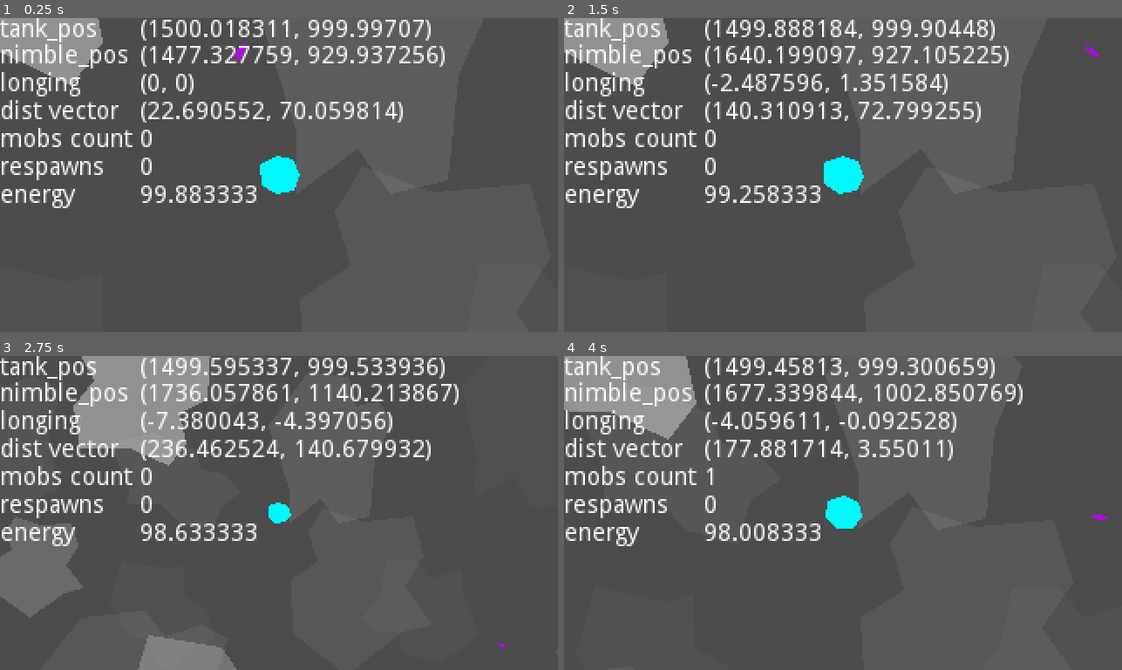
Above: before the commit, frames 1-4 (two rows, left to right).
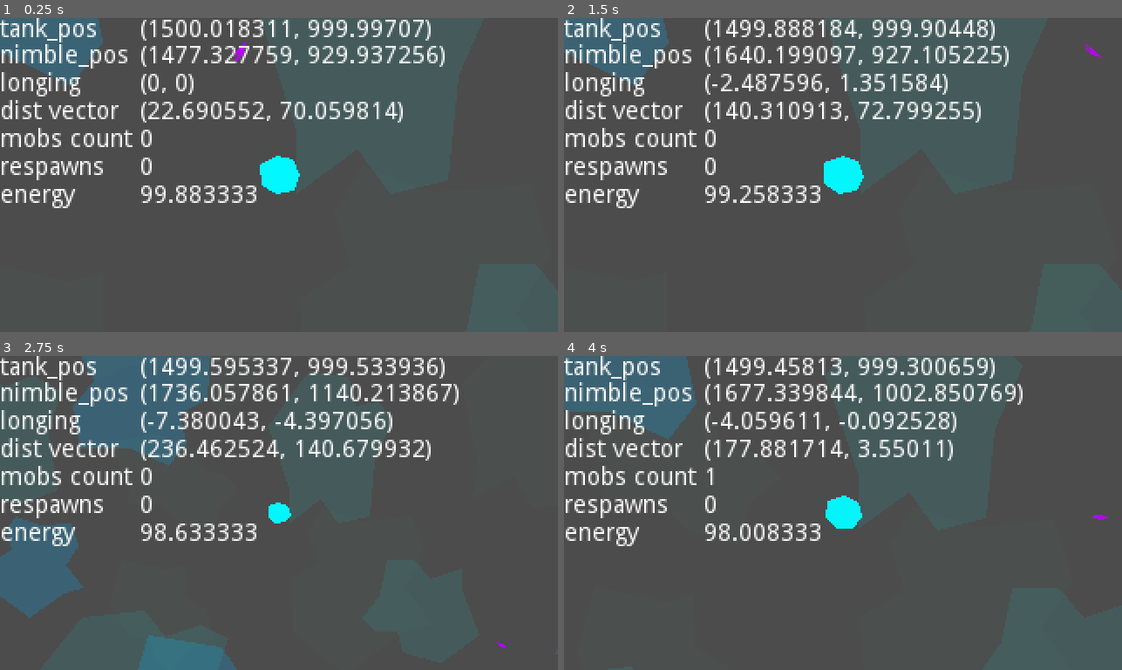
Above: after the commit, the same moments.

Repository: weresharks/krak-jam-2022
Game: Godot game, scene res://Main.tscn
Two runs of this game, one before a commit and one after it. Both use one fixed random seed, a clock stepped at 60 frames per second and the inputs below.
Inputs:
- Up to frame 1 (0.25 s): no input
- Up to frame 2 (1.5 s): hold D (nimble_right) 0.53-1.28 s; hold S (nimble_down) from 1.28 s (still down)
- Up to frame 3 (2.75 s): release S (nimble_down) at 2.03 s; hold D (nimble_right) from 2.03 s (still down)
- Up to frame 4 (4 s): release D (nimble_right) at 2.78 s; hold W (nimble_up) 2.78-3.53 s; hold A (nimble_left) from 3.53 s (still down)

The runs differ from the first frame. In frame 1, 2.7% of the frame differs, in the area x 0-75%, y 0-57%; in frame 2, 2.7%; in frame 3, 10%, in the area x 0-64%, y 0-100%; in frame 4, 4.3%.

Commit message:
desaturate when losing energy

Diff:
--- a/game/Main.gd
+++ b/game/Main.gd
@@ -133,6 +133,8 @@
 		show_debug = not show_debug
 		update_debug_visibility()
 
+	$ScreenShaders/Saturation.set_saturation(clamp($Tank.energy_adjustment(), 0, 1))
+
 
 func _on_MobTimer_timeout():
 	if mobs.size() < max_mobs:
--- a/game/Main.tscn
+++ b/game/Main.tscn
@@ -1,10 +1,11 @@
-[gd_scene load_steps=6 format=2]
+[gd_scene load_steps=7 format=2]
 
 [ext_resource path="res://Tank.tscn" type="PackedScene" id=1]
 [ext_resource path="res://Main.gd" type="Script" id=2]
 [ext_resource path="res://ParallaxBackground.tscn" type="PackedScene" id=3]
 [ext_resource path="res://Debug.tscn" type="PackedScene" id=4]
 [ext_resource path="res://Nimble.tscn" type="PackedScene" id=5]
+[ext_resource path="res://ScreenShaders.tscn" type="PackedScene" id=6]
 
 [node name="Main" type="Node"]
 script = ExtResource( 2 )
@@ -55,4 +56,6 @@
 color = Color( 0, 0, 0, 1 )
 polygon = PoolVector2Array( -463, -65, -327, 8, -266, 81, -200, 78, -168, 40, -66, 21, 13, -8, 175, 8, 232, 21, 442, 30 …(272 unchanged characters)…
 
+[node name="ScreenShaders" parent="." instance=ExtResource( 6 )]
+
 [connection signal="timeout" from="MobTimer" to="." method="_on_MobTimer_timeout"]
--- a/game/ParallaxBackground.tscn
+++ b/game/ParallaxBackground.tscn
@@ -8,83 +8,83 @@
 
 [node name="Polygon2D" type="Polygon2D" parent="ParallaxLayer"]
 position = Vector2( 85, 93 )
-color = Color( 1, 1, 1, 0.164706 )
+color = Color( 0, 0.690196, 0.992157, 0.231373 )
 polygon = PoolVector2Array( -19, -39, 7, -30, 41, -33, 49, -7, 36, 12, 54, 37, 34, 42, -3, 70, -39, 43, -41, 7, -23, -4, -29, -23 )
 
 [node name="Polygon2D2" type="Polygon2D" parent="ParallaxLayer"]
 position = Vector2( 97, 338 )
 rotation = 1.15101
-color = Color( 1, 1, 1, 0.0980392 )
+color = Color( 0, 0.690196, 0.992157, 0.231373 )
 polygon = PoolVector2Array( -19, -39, 7, -30, 41, -33, 49, -7, 36, 12, 54, 37, 34, 42, -3, 70, -39, 43, -41, 7, -23, -4, -29, -23 )
 
 [node name="Polygon2D3" type="Polygon2D" parent="ParallaxLayer"]
 position = Vector2( 277, 297 )
 rotation = 2.58286
 scale = Vector2( 1.62388, 1.92257 )
-color = Color( 1, 1, 1, 0.231373 )
+color = Color( 0, 0.690196, 0.992157, 0.231373 )
 polygon = PoolVector2Array( -19, -39, 7, -30, 41, -33, 49, -7, 36, 12, 54, 37, 34, 42, -3, 70, -39, 43, -41, 7, -23, -4, -29, -23 )
 
 [node name="Polygon2D4" type="Polygon2D" parent="ParallaxLayer"]
 position = Vector2( 117, 532 )
 rotation = 4.47015
 scale = Vector2( 0.811895, 0.764918 )
-color = Color( 1, 1, 1, 0.231373 )
+color = Color( 0, 0.690196, 0.992157, 0.231373 )
 polygon = PoolVector2Array( -19, -39, 7, -30, 41, -33, 49, -7, 36, 12, 54, 37, 34, 42, -3, 70, -39, 43, -41, 7, -23, -4, -29, -23 )
 
 [node name="Polygon2D5" type="Polygon2D" parent="ParallaxLayer"]
 position = Vector2( 467, 623 )
 rotation = 5.96044
 scale = Vector2( 1.00386, 1.10806 )
-color = Color( 1, 1, 1, 0.231373 )
+color = Color( 0, 0.690196, 0.992157, 0.231373 )
 polygon = PoolVector2Array( -19, -39, 7, -30, 41, -33, 49, -7, 36, 12, 54, 37, 34, 42, -3, 70, -39, 43, -41, 7, -23, -4, -29, -23 )
 
 [node name="Polygon2D6" type="Polygon2D" parent="ParallaxLayer"]
 position = Vector2( 563, 284 )
 rotation = 5.84227
 scale = Vector2( -0.960905, 1.20795 )
-color = Color( 1, 1, 1, 0.164706 )
+color = Color( 0, 0.690196, 0.992157, 0.231373 )
 polygon = PoolVector2Array( -19, -39, 7, -30, 41, -33, 49, -7, 36, 12, 54, 37, 34, 42, -3, 70, -39, 43, -41, 7, -23, -4, -29, -23 )
 
 [node name="Polygon2D7" type="Polygon2D" parent="ParallaxLayer"]
 position = Vector2( 590, 512 )
 rotation = 2.80984
 scale = Vector2( 1.75561, 1.19895 )
-color = Color( 1, 1, 1, 0.341176 )
+color = Color( 0, 0.690196, 0.992157, 0.231373 )
 polygon = PoolVector2Array( -19, -39, 7, -30, 41, -33, 49, -7, 36, 12, 54, 37, 34, 42, -3, 70, -39, 43, -41, 7, -23, -4, -29, -23 )
 
 [node name="Polygon2D8" type="Polygon2D" parent="ParallaxLayer"]
 position = Vector2( 747, 153 )
 rotation = 4.23893
 scale = Vector2( 2.01155, 1.44193 )
-color = Color( 1, 1, 1, 0.152941 )
+color = Color( 0, 0.690196, 0.992157, 0.231373 )
 polygon = PoolVector2Array( -19, -39, 7, -30, 41, -33, 49, -7, 36, 12, 54, 37, 34, 42, -3, 70, -39, 43, -41, 7, -23, -4, -29, -23 )
 
 [node name="Polygon2D9" type="Polygon2D" parent="ParallaxLayer"]
 position = Vector2( 207, 782 )
 rotation = 3.24007
 scale = Vector2( 1.6021, 1.64968 )
-color = Color( 1, 1, 1, 0.384314 )
+color = Color( 0, 0.690196, 0.992157, 0.231373 )
 polygon = PoolVector2Array( -19, -39, 7, -30, 41, -33, 49, -7, 36, 12, 54, 37, 34, 42, -3, 70, -39, 43, -41, 7, -23, -4, -29, -23 )
 
 [node name="Polygon2D10" type="Polygon2D" parent="ParallaxLayer"]
 position = Vector2( 889, 774 )
 rotation = 3.84812
 scale = Vector2( 1.67272, 1.92661 )
-color = Color( 1, 1, 1, 0.34902 )
+color = Color( 0, 0.690196, 0.992157, 0.231373 )
 polygon = PoolVector2Array( -19, -39, 7, -30, 41, -33, 49, -7, 36, 12, 54, 37, 34, 42, -3, 70, -39, 43, -41, 7, -23, -4, -29, -23 )
 
 [node name="Polygon2D11" type="Polygon2D" parent="ParallaxLayer"]
 position = Vector2( 862, 466 )
 rotation = 6.07019
 scale = Vector2( 1.10142, 1.15789 )
-color = Color( 1, 1, 1, 0.101961 )
+color = Color( 0, 0.690196, 0.992157, 0.231373 )
 polygon = PoolVector2Array( -19, -39, 7, -30, 41, -33, 49, -7, 36, 12, 54, 37, 34, 42, -3, 70, -39, 43, -41, 7, -23, -4, -29, -23 )
 
 [node name="Polygon2D12" type="Polygon2D" parent="ParallaxLayer"]
 position = Vector2( 946, 286 )
 rotation = 2.57867
 scale = Vector2( 1.77541, 1.77677 )
-color = Color( 1, 1, 1, 0.172549 )
+color = Color( 0, 0.690196, 0.992157, 0.231373 )
 polygon = PoolVector2Array( -19, -39, 7, -30, 41, -33, 49, -7, 36, 12, 54, 37, 34, 42, -3, 70, -39, 43, -41, 7, -23, -4, -29, -23 )
 
 [node name="ParallaxLayer2" type="ParallaxLayer" parent="."]
@@ -95,83 +95,83 @@
 [node name="Polygon2D" type="Polygon2D" parent="ParallaxLayer2"]
 position = Vector2( 868, 757 )
 rotation = -1.06796
-color = Color( 1, 1, 1, 0.164706 )
+color = Color( 0.00784314, 0.94902, 0.94902, 0.341176 )
 polygon = PoolVector2Array( -19, -39, 7, -30, 41, -33, 49, -7, 36, 12, 54, 37, 34, 42, -3, 70, -39, 43, -41, 7, -23, -4, -29, -23 )
 
 [node name="Polygon2D2" type="Polygon2D" parent="ParallaxLayer2"]
 position = Vector2( 234, 417 )
 rotation = 1.38085
-color = Color( 1, 1, 1, 0.0980392 )
+color = Color( 0.00784314, 0.94902, 0.94902, 0.341176 )
 polygon = PoolVector2Array( -19, -39, 7, -30, 41, -33, 49, -7, 36, 12, 54, 37, 34, 42, -3, 70, -39, 43, -41, 7, -23, -4, -29, -23 )
 
 [node name="Polygon2D3" type="Polygon2D" parent="ParallaxLayer2"]
 position = Vector2( 623, 670 )
 rotation = 1.5149
 scale = Vector2( 1.62388, 1.92257 )
-color = Color( 1, 1, 1, 0.231373 )
+color = Color( 0.00784314, 0.94902, 0.94902, 0.341176 )
 polygon = PoolVector2Array( -19, -39, 7, -30, 41, -33, 49, -7, 36, 12, 54, 37, 34, 42, -3, 70, -39, 43, -41, 7, -23, -4, -29, -23 )
 
 [node name="Polygon2D4" type="Polygon2D" parent="ParallaxLayer2"]
 position = Vector2( 96, 638 )
 rotation = 2.2924
 scale = Vector2( 0.811895, 0.764918 )
-color = Color( 1, 1, 1, 0.231373 )
+color = Color( 0.00784314, 0.94902, 0.94902, 0.341176 )
 polygon = PoolVector2Array( -19, -39, 7, -30, 41, -33, 49, -7, 36, 12, 54, 37, 34, 42, -3, 70, -39, 43, -41, 7, -23, -4, -29, -23 )
 
 [node name="Polygon2D5" type="Polygon2D" parent="ParallaxLayer2"]
 position = Vector2( 349, 112 )
 rotation = 4.89248
 scale = Vector2( 1.00386, 1.10806 )
-color = Color( 1, 1, 1, 0.231373 )
+color = Color( 0.00784314, 0.94902, 0.94902, 0.341176 )
 polygon = PoolVector2Array( -19, -39, 7, -30, 41, -33, 49, -7, 36, 12, 54, 37, 34, 42, -3, 70, -39, 43, -41, 7, -23, -4, -29, -23 )
 
 [node name="Polygon2D6" type="Polygon2D" parent="ParallaxLayer2"]
 position = Vector2( 927, 221 )
 rotation = 4.77431
 scale = Vector2( -0.960905, 1.20795 )
-color = Color( 1, 1, 1, 0.164706 )
+color = Color( 0.00784314, 0.94902, 0.94902, 0.341176 )
 polygon = PoolVector2Array( -19, -39, 7, -30, 41, -33, 49, -7, 36, 12, 54, 37, 34, 42, -3, 70, -39, 43, -41, 7, -23, -4, -29, -23 )
 
 [node name="Polygon2D7" type="Polygon2D" parent="ParallaxLayer2"]
 position = Vector2( 820, 425 )
 rotation = 1.74187
 scale = Vector2( 1.75561, 1.19895 )
-color = Color( 1, 1, 1, 0.341176 )
+color = Color( 0.00784314, 0.94902, 0.94902, 0.341176 )
 polygon = PoolVector2Array( -19, -39, 7, -30, 41, -33, 49, -7, 36, 12, 54, 37, 34, 42, -3, 70, -39, 43, -41, 7, -23, -4, -29, -23 )
 
 [node name="Polygon2D8" type="Polygon2D" parent="ParallaxLayer2"]
 position = Vector2( 328, 713 )
 rotation = 4.04083
 scale = Vector2( 2.01155, 1.44193 )
-color = Color( 1, 1, 1, 0.152941 )
+color = Color( 0.00784314, 0.94902, 0.94902, 0.341176 )
 polygon = PoolVector2Array( -19, -39, 7, -30, 41, -33, 49, -7, 36, 12, 54, 37, 34, 42, -3, 70, -39, 43, -41, 7, -23, -4, -29, -23 )
 
 [node name="Polygon2D9" type="Polygon2D" parent="ParallaxLayer2"]
 position = Vector2( 656, 182 )
 rotation = 2.1721
 scale = Vector2( 1.6021, 1.64968 )
-color = Color( 1, 1, 1, 0.384314 )
+color = Color( 0.00784314, 0.94902, 0.94902, 0.341176 )
 polygon = PoolVector2Array( -19, -39, 7, -30, 41, -33, 49, -7, 36, 12, 54, 37, 34, 42, -3, 70, -39, 43, -41, 7, -23, -4, -29, -23 )
 
 [node name="Polygon2D10" type="Polygon2D" parent="ParallaxLayer2"]
 position = Vector2( 142, 151 )
 rotation = 4.1853
 scale = Vector2( 1.67272, 1.92661 )
-color = Color( 1, 1, 1, 0.34902 )
+color = Color( 0.00784314, 0.94902, 0.94902, 0.341176 )
 polygon = PoolVector2Array( -19, -39, 7, -30, 41, -33, 49, -7, 36, 12, 54, 37, 34, 42, -3, 70, -39, 43, -41, 7, -23, -4, -29, -23 )
 
 [node name="Polygon2D11" type="Polygon2D" parent="ParallaxLayer2"]
 position = Vector2( 889, 605 )
 rotation = 5.00222
 scale = Vector2( 1.10142, 1.15789 )
-color = Color( 1, 1, 1, 0.101961 )
+color = Color( 0.00784314, 0.94902, 0.94902, 0.341176 )
 polygon = PoolVector2Array( -19, -39, 7, -30, 41, -33, 49, -7, 36, 12, 54, 37, 34, 42, -3, 70, -39, 43, -41, 7, -23, -4, -29, -23 )
 
 [node name="Polygon2D12" type="Polygon2D" parent="ParallaxLayer2"]
 position = Vector2( 448, 406 )
 rotation = 1.5107
 scale = Vector2( 1.77541, 1.77677 )
-color = Color( 1, 1, 1, 0.172549 )
+color = Color( 0.00784314, 0.94902, 0.94902, 0.341176 )
 polygon = PoolVector2Array( -19, -39, 7, -30, 41, -33, 49, -7, 36, 12, 54, 37, 34, 42, -3, 70, -39, 43, -41, 7, -23, -4, -29, -23 )
 
 [node name="ParallaxLayer3" type="ParallaxLayer" parent="."]
@@ -182,81 +182,81 @@
 [node name="Polygon2D" type="Polygon2D" parent="ParallaxLayer3"]
 position = Vector2( 85, 394 )
 rotation = 3.04249
-color = Color( 1, 1, 1, 0.164706 )
+color = Color( 0.164706, 1, 0.72549, 0.101961 )
 polygon = PoolVector2Array( -19, -39, 7, -30, 41, -33, 49, -7, 36, 12, 54, 37, 34, 42, -3, 70, -39, 43, -41, 7, -23, -4, -29, -23 )
 
 [node name="Polygon2D2" type="Polygon2D" parent="ParallaxLayer3"]
 position = Vector2( 234, 417 )
 rotation = 5.4913
-color = Color( 1, 1, 1, 0.0980392 )
+color = Color( 0.164706, 1, 0.72549, 0.101961 )
 polygon = PoolVector2Array( -19, -39, 7, -30, 41, -33, 49, -7, 36, 12, 54, 37, 34, 42, -3, 70, -39, 43, -41, 7, -23, -4, -29, -23 )
 
 [node name="Polygon2D3" type="Polygon2D" parent="ParallaxLayer3"]
 position = Vector2( 621, 676 )
 rotation = 5.62535
 scale = Vector2( 1.32028, 1.3633 )
-color = Color( 1, 1, 1, 0.231373 )
+color = Color( 0.164706, 1, 0.72549, 0.101961 )
 polygon = PoolVector2Array( -19, -39, 7, -30, 41, -33, 49, -7, 36, 12, 54, 37, 34, 42, -3, 70, -39, 43, -41, 7, -23, -4, -29, -23 )
 
 [node name="Polygon2D4" type="Polygon2D" parent="ParallaxLayer3"]
 position = Vector2( 96, 638 )
 rotation = 6.40286
 scale = Vector2( 0.811895, 0.764918 )
-color = Color( 1, 1, 1, 0.231373 )
+color = Color( 0.164706, 1, 0.72549, 0.101961 )
 polygon = PoolVector2Array( -19, -39, 7, -30, 41, -33, 49, -7, 36, 12, 54, 37, 34, 42, -3, 70, -39, 43, -41, 7, -23, -4, -29, -23 )
 
 [node name="Polygon2D5" type="Polygon2D" parent="ParallaxLayer3"]
 position = Vector2( 607, 225 )
 rotation = 9.00293
 scale = Vector2( 1.00386, 1.10806 )
-color = Color( 1, 1, 1, 0.231373 )
+color = Color( 0.164706, 1, 0.72549, 0.101961 )
 polygon = PoolVector2Array( -19, -39, 7, -30, 41, -33, 49, -7, 36, 12, 54, 37, 34, 42, -3, 70, -39, 43, -41, 7, -23, -4, -29, -23 )
 
 [node name="Polygon2D6" type="Polygon2D" parent="ParallaxLayer3"]
 position = Vector2( 927, 221 )
 rotation = 8.88476
 scale = Vector2( -0.960905, 1.20795 )
-color = Color( 1, 1, 1, 0.164706 )
+color = Color( 0.164706, 1, 0.72549, 0.101961 )
 polygon = PoolVector2Array( -19, -39, 7, -30, 41, -33, 49, -7, 36, 12, 54, 37, 34, 42, -3, 70, -39, 43, -41, 7, -23, -4, -29, -23 )
 
 [node name="Polygon2D7" type="Polygon2D" parent="ParallaxLayer3"]
 position = Vector2( 820, 425 )
 rotation = 5.85233
 scale = Vector2( 1.75561, 1.19895 )
-color = Color( 1, 1, 1, 0.341176 )
+color = Color( 0.164706, 1, 0.72549, 0.101961 )
 polygon = PoolVector2Array( -19, -39, 7, -30, 41, -33, 49, -7, 36, 12, 54, 37, 34, 42, -3, 70, -39, 43, -41, 7, -23, -4, -29, -23 )
 
 [node name="Polygon2D8" type="Polygon2D" parent="ParallaxLayer3"]
 position = Vector2( 441, 697 )
 rotation = 8.15128
 scale = Vector2( 2.01155, 1.44193 )
-color = Color( 1, 1, 1, 0.152941 )
+color = Color( 0.164706, 1, 0.72549, 0.101961 )
 polygon = PoolVector2Array( -19, -39, 7, -30, 41, -33, 49, -7, 36, 12, 54, 37, 34, 42, -3, 70, -39, 43, -41, 7, -23, -4, -29, -23 )
 
 [node name="Polygon2D9" type="Polygon2D" parent="ParallaxLayer3"]
 position = Vector2( 228, 159 )
 rotation = 6.28255
 scale = Vector2( 1.6021, 1.64968 )
-color = Color( 1, 1, 1, 0.384314 )
+color = Color( 0.164706, 1, 0.72549, 0.101961 )
 polygon = PoolVector2Array( -19, -39, 7, -30, 41, -33, 49, -7, 36, 12, 54, 37, 34, 42, -3, 70, -39, 43, -41, 7, -23, -4, -29, -23 )
 
 [node name="Polygon2D10" type="Polygon2D" parent="ParallaxLayer3"]
 position = Vector2( 953, 769 )
 rotation = 8.29576
 scale = Vector2( 0.877847, 1.36817 )
-color = Color( 1, 1, 1, 0.34902 )
+color = Color( 0.164706, 1, 0.72549, 0.101961 )
 polygon = PoolVector2Array( -19, -39, 7, -30, 41, -33, 49, -7, 36, 12, 54, 37, 34, 42, -3, 70, -39, 43, -41, 7, -23, -4, -29, -23 )
 
 [node name="Polygon2D11" type="Polygon2D" parent="ParallaxLayer3"]
 position = Vector2( 889, 605 )
 rotation = 9.11268
 scale = Vector2( 1.10142, 1.15789 )
-color = Color( 1, 1, 1, 0.101961 )
+color = Color( 0.164706, 1, 0.72549, 0.101961 )
 polygon = PoolVector2Array( -19, -39, 7, -30, 41, -33, 49, -7, 36, 12, 54, 37, 34, 42, -3, 70, -39, 43, -41, 7, -23, -4, -29, -23 )
 
 [node name="Polygon2D12" type="Polygon2D" parent="ParallaxLayer3"]
 position = Vector2( 425, 403 )
 rotation = 5.62116
 scale = Vector2( 1.77541, 1.77677 )
-color = Color( 1, 1, 1, 0.172549 )
-polygon = PoolVector2Array( -19, -39, 7, -30, 41, -33, 49, -7, 36, 12, 54, 37, 34, 42, -3, 70, -39, 43, -41, 7, -23, -4, -29, -23 )
+color = Color( 0.164706, 1, 0.72549, 0.101961 )
+polygon = PoolVector2Array( -19, -39, 7, -30, 41, -33, 49, -7, 36, 12, 54, 37, 34, 42, -3, 70, -39, 43, -41, 7, -23, -4, -29, -23 )
--- /dev/null
+++ b/game/Saturation.gd
@@ -0,0 +1,4 @@
+extends TextureRect
+
+func set_saturation(val: float):
+	get_material().set_shader_param("saturation", val)
--- /dev/null
+++ b/game/ScreenShaders.tscn
@@ -0,0 +1,36 @@
+[gd_scene load_steps=5 format=2]
+
+[ext_resource path="res://Saturation.gd" type="Script" id=1]
+
+[sub_resource type="Shader" id=1]
+code = "shader_type canvas_item;
+
+uniform float saturation = 1.0;
+
+void fragment() {
+	vec4 c = textureLod(SCREEN_TEXTURE, SCREEN_UV, 0.0).rgba;
+    COLOR.rgb = mix(vec3(dot(c.rgb, vec3(0.3, 0.5, 0.1))), c.rgb, saturation);
+	COLOR.a = c.a;
+}
+
+"
+
+[sub_resource type="ShaderMaterial" id=2]
+shader = SubResource( 1 )
+shader_param/saturation = 1.0
+
+[sub_resource type="NoiseTexture" id=3]
+width = 320
+height = 180
+
+[node name="ScreenShaders" type="CanvasLayer"]
+
+[node name="Saturation" type="TextureRect" parent="."]
+material = SubResource( 2 )
+anchor_right = 1.0
+anchor_bottom = 1.0
+texture = SubResource( 3 )
+script = ExtResource( 1 )
+__meta__ = {
+"_edit_use_anchors_": false
+}
